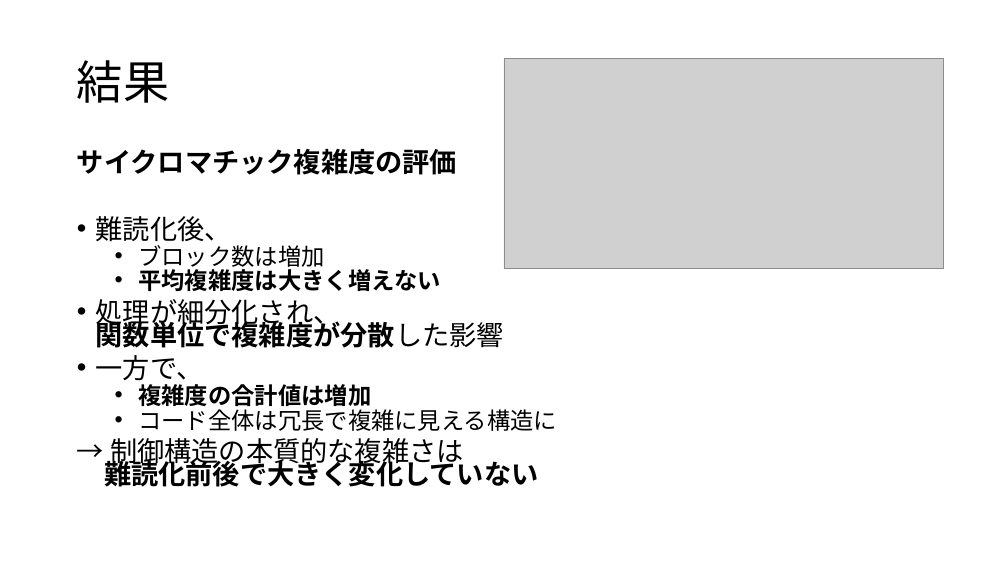
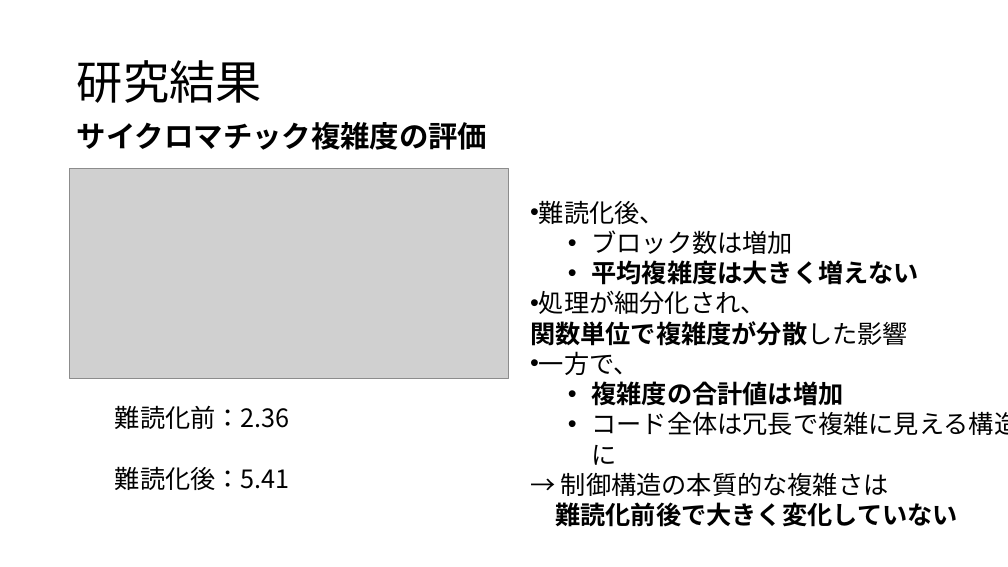
Before and after one commit to tamadalab/2025bthesis_kondo, a slide deck: slide 23 of prezentation.pptx (slide 14 before the commit). Drawn at 1008x567 pixels with LibreOffice and Linux fonts; fonts in the diff are those of the drawing; grey boxes stand for pictures. Boxes give left, top, right and bottom in pixels: in the first picture for what was removed or moved away, otherwise in the second. Text is boxed around its words. In the diff, an @@ line names an element or a change of style, - is before the commit and + after.

```diff
--- a/prezentation.pptx
+++ b/prezentation.pptx
@@ title at (x1=77, y1=60, x2=262, y2=103): text changed @@
-結果
+研究結果
@@ text at (x1=77, y1=149, x2=457, y2=175): paragraph removed @@
-サイクロマチック複雑度の評価
@@ text added at (x1=77, y1=122, x2=487, y2=150), 28 pt, text #000000, bold @@
+サイクロマチック複雑度の評価
@@ picture moved from (x1=504, y1=59, x2=944, y2=269) to (x1=70, y1=169, x2=509, y2=379) @@
@@ text "難読化後、" moved from (x1=77, y1=149, x2=557, y2=487) to (x1=530, y1=200, x2=1008, y2=527) @@
@@ text "難読化後、" at (x1=530, y1=200, x2=1008, y2=527): size 25.9 to 24 pt in "難読化後、", "処理が細分化され、 関数単位で複雑度が分散した影響", "一方で、", "→ 制御構造の本質的な複雑さは 難読化前後で大きく変化していない"; size 22.2 to 24 pt in "ブロック数は増加", "平均複雑度は大きく増えない", "複雑度の合計値は増加", "コード全体は冗長で複雑に見える構造に"; indent changed; line spacing 0.7 to 1; less space between paragraphs @@
@@ text added at (x1=115, y1=405, x2=290, y2=490), 24 pt, text #000000 @@
+難読化前：2.36
+難読化後：5.41
```
Also in this commit, not shown: 8 other slides changed, 11 slides added, 1 slide removed.
